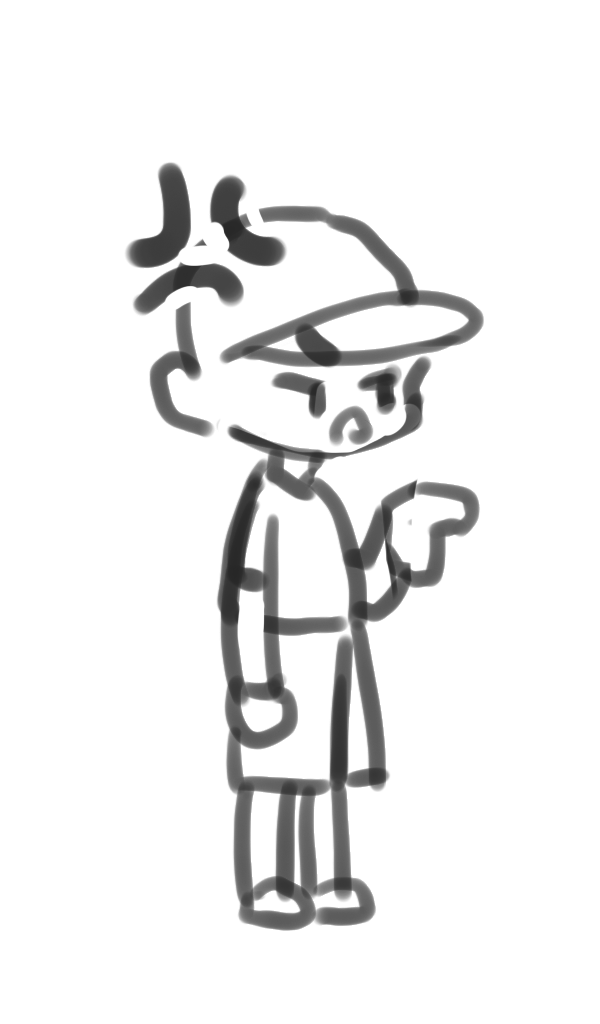
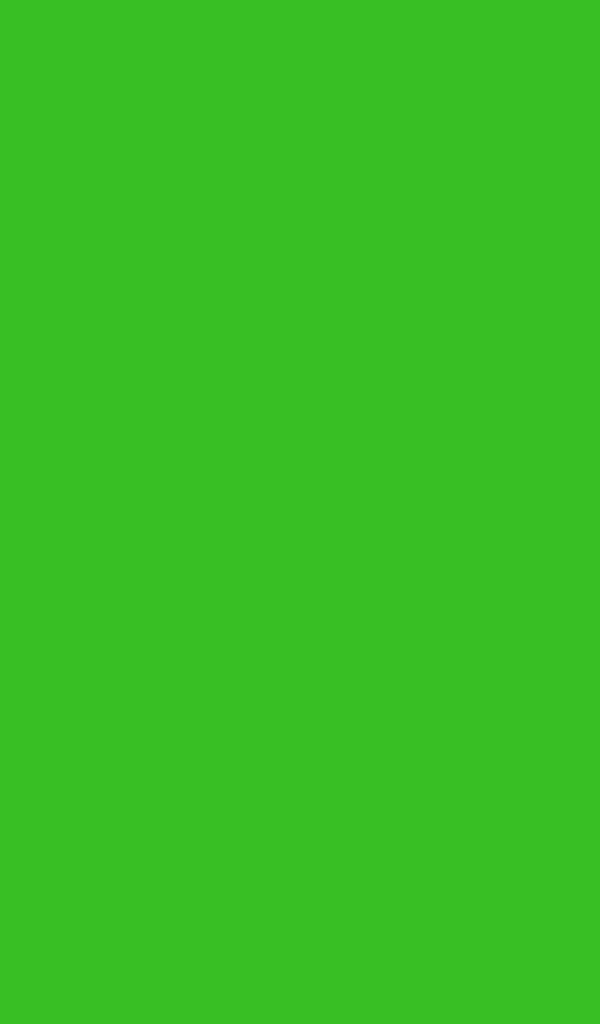
Revision of a layered 600×1024 image; what changed, layer by layer:
hid group "npc_0_notice_L_stand_0.png" (2 layers) over box(124, 161, 485, 931)
painted on "背景" over box(0, 0, 600, 1024)